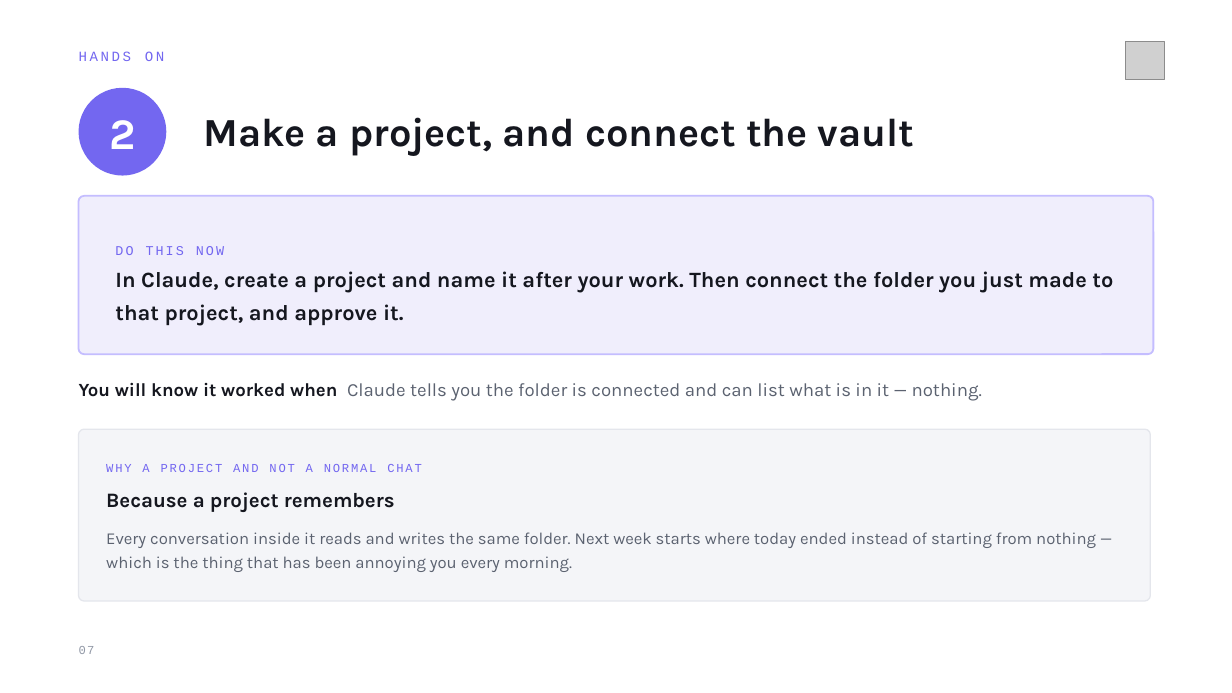
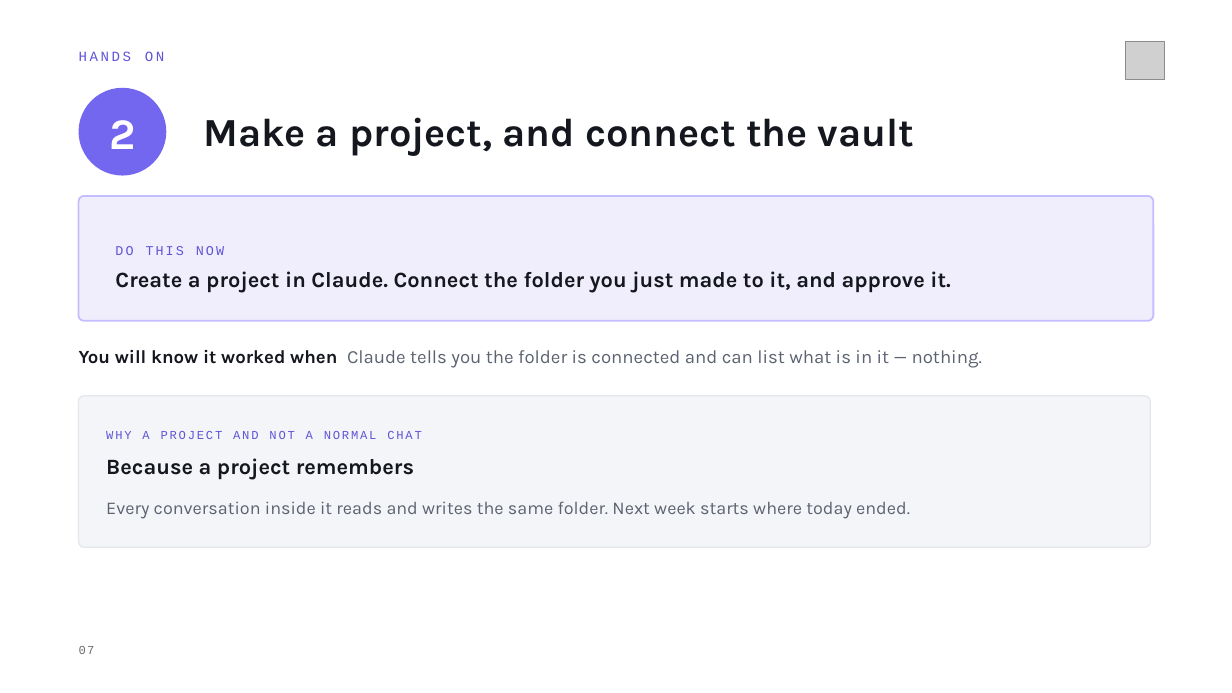
Before and after one commit to MeshPro-iPaaS/ai-ops-framework, a slide deck: slide 7 of docs/Personal AI Assistant — Installation.pptx. Drawn at 1232x693 pixels with LibreOffice and Linux fonts; fonts in the diff are those of the drawing; grey boxes stand for pictures. Boxes give left, top, right and bottom in pixels: in the first picture for what was removed or moved away, otherwise in the second. Text is boxed around its words. In the diff, an @@ line names an element or a change of style, - is before the commit and + after.

```diff
--- a/docs/Personal AI Assistant — Installation.pptx
+++ b/docs/Personal AI Assistant — Installation.pptx
@@ text "HANDS ON" at <box>79,51,165,61</box>: text colour #7367F0 to #6055D8 @@
@@ rounded rectangle: place and size @@
-rounded rectangle at <box>79,196,1153,354</box>
+rounded rectangle at <box>79,196,1153,321</box>
@@ rounded rectangle at <box>79,196,1153,321</box>: proportions changed @@
@@ text at <box>115,246,224,255</box>: text colour #7367F0 to #6055D8 in "DO THIS NOW" @@
@@ text at <box>115,271,950,293</box>: text changed @@
-In Claude, create a project and name it after your work. Then connect the folder you just made to that project, and approve it.
+Create a project in Claude. Connect the folder you just made to it, and approve it.
@@ rounded rectangle at <box>79,396,1151,547</box>: proportions changed @@
@@ rounded rectangle: place and size @@
-rounded rectangle at <box>79,429,1151,601</box>
+rounded rectangle at <box>79,396,1151,547</box>
@@ text "WHY A PROJECT AND NOT ..." at <box>106,431,422,439</box>: text colour #7367F0 to #6055D8 @@
@@ 3 texts: place and size @@
-3 texts at <box>79,383,982,512</box>
+3 texts at <box>79,350,982,480</box>
@@ text "Because a project remembers" at <box>106,458,414,480</box>: size 16 to 17 pt; line spacing 19.2pt to 20.4pt @@
@@ text at <box>106,501,910,519</box>: text changed; size 13 to 14 pt @@
-Every conversation inside it reads and writes the same folder. Next week starts where today ended instead of starting from nothing — which is the thing that has been annoying you every morning.
+Every conversation inside it reads and writes the same folder. Next week starts where today ended.
@@ text "07" at <box>79,646,95,654</box>: text colour #9198A6 to #6B6D72 @@
```
Also in this commit, not shown: 17 other slides changed, 1 other file.
